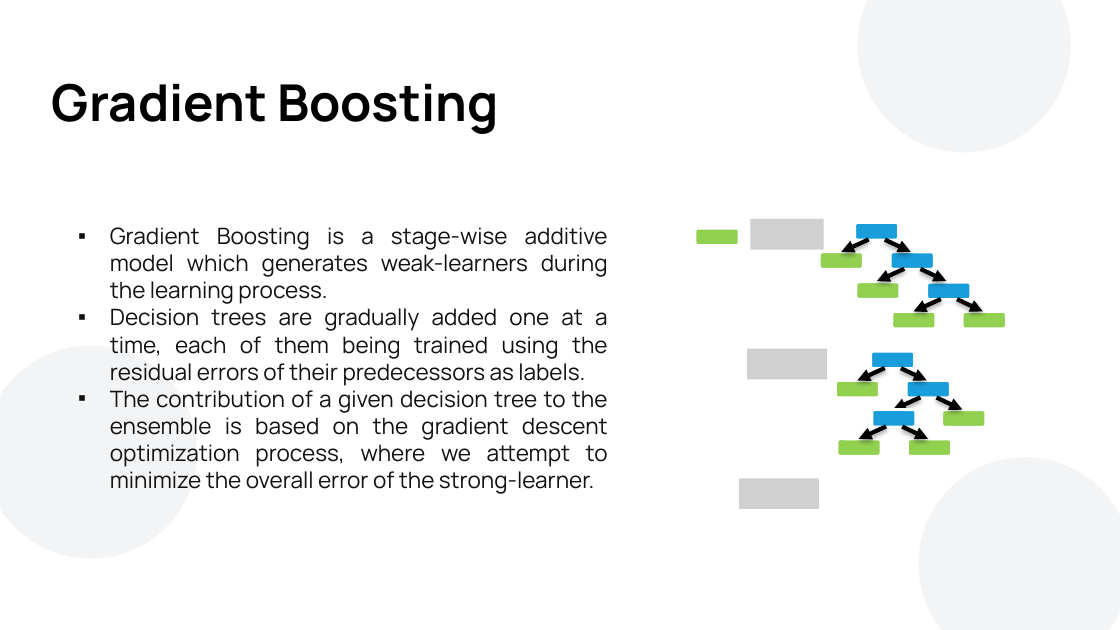
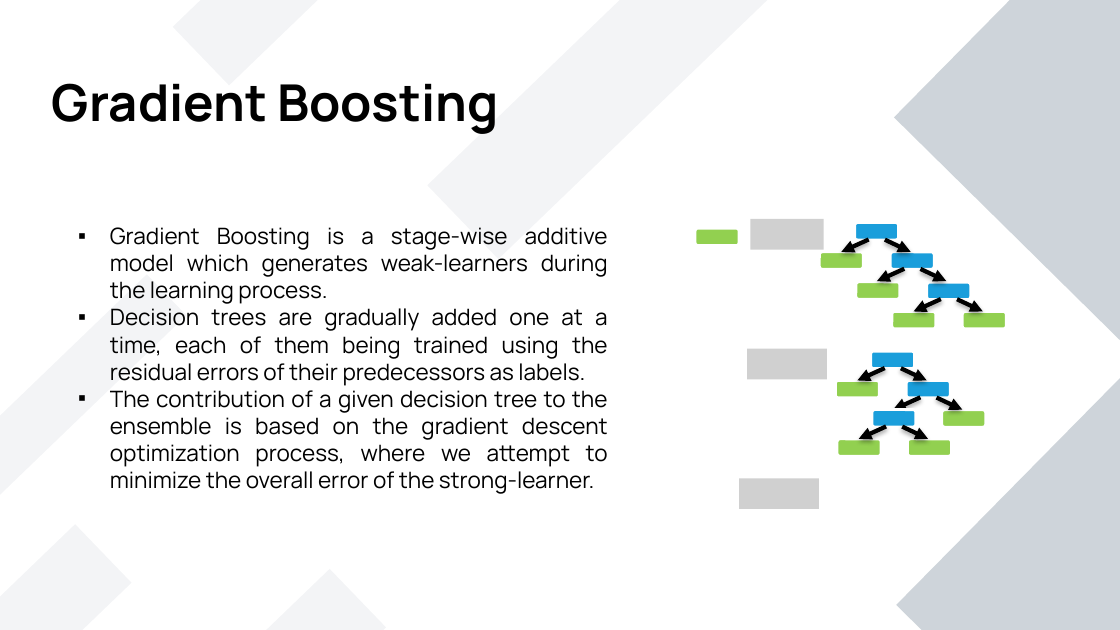
Before and after one commit to atfortes/Repeat-Buyers-Prediction, a slide deck: slide 18 of final_presentation.pptx (slide 17 before the commit). Drawn at 1120x630 pixels with LibreOffice and Linux fonts; fonts in the diff are those of the drawing; grey boxes stand for pictures; background and template pictures are left out. Boxes give left, top, right and bottom in pixels: in the first picture for what was removed or moved away, otherwise in the second. Text is boxed around its words. In the diff, an @@ line names an element or a change of style, - is before the commit and + after.

```diff
--- a/final_presentation.pptx
+++ b/final_presentation.pptx
@@ rectangle added at (428, 0, 776, 259), fill #8D99AE at 10% opacity @@
@@ ellipse removed at (858, 0, 1071, 152) @@
@@ rectangle added at (895, 0, 1120, 344), fill #CED4DA @@
@@ text "Gradient Boosting is a stage-wise ..." at (110, 227, 608, 494): text colour #111111 to #000000 @@
@@ rectangle added at (0, 274, 186, 515), fill #8D99AE at 10% opacity @@
@@ ellipse removed at (0, 346, 197, 559) @@
@@ rectangle added at (897, 376, 1120, 630), fill #CED4DA @@
@@ ellipse removed at (919, 457, 1120, 630) @@
```
Also in this commit, not shown: 24 other slides changed, 1 slide added.
